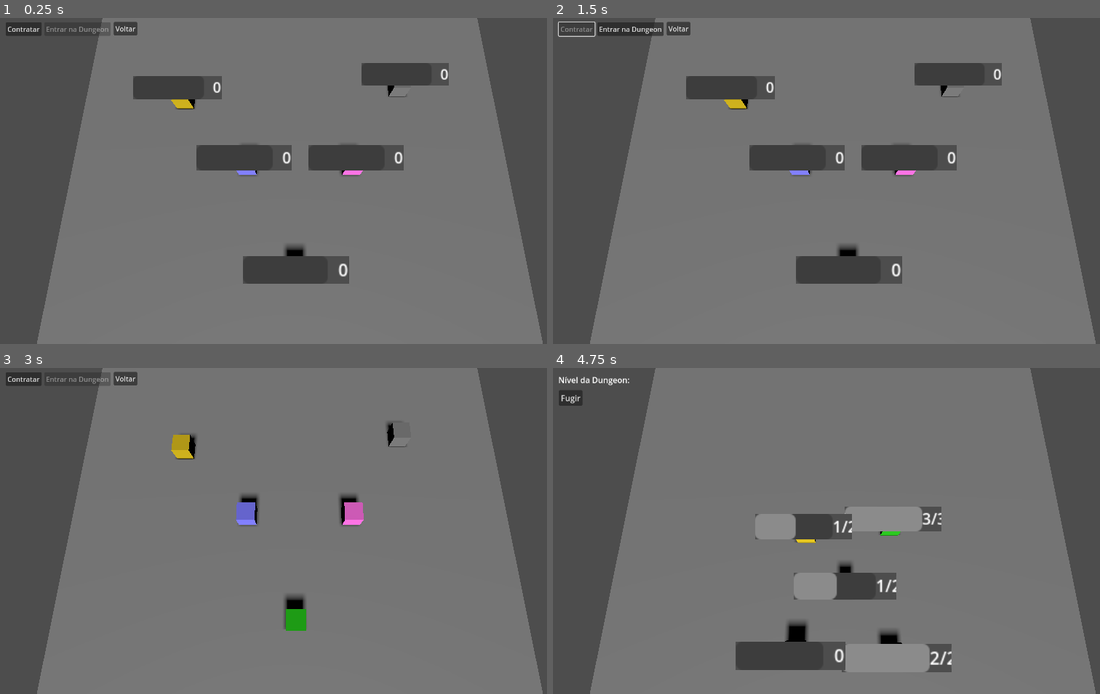
Above: before the commit, frames 1-4 (two rows, left to right).
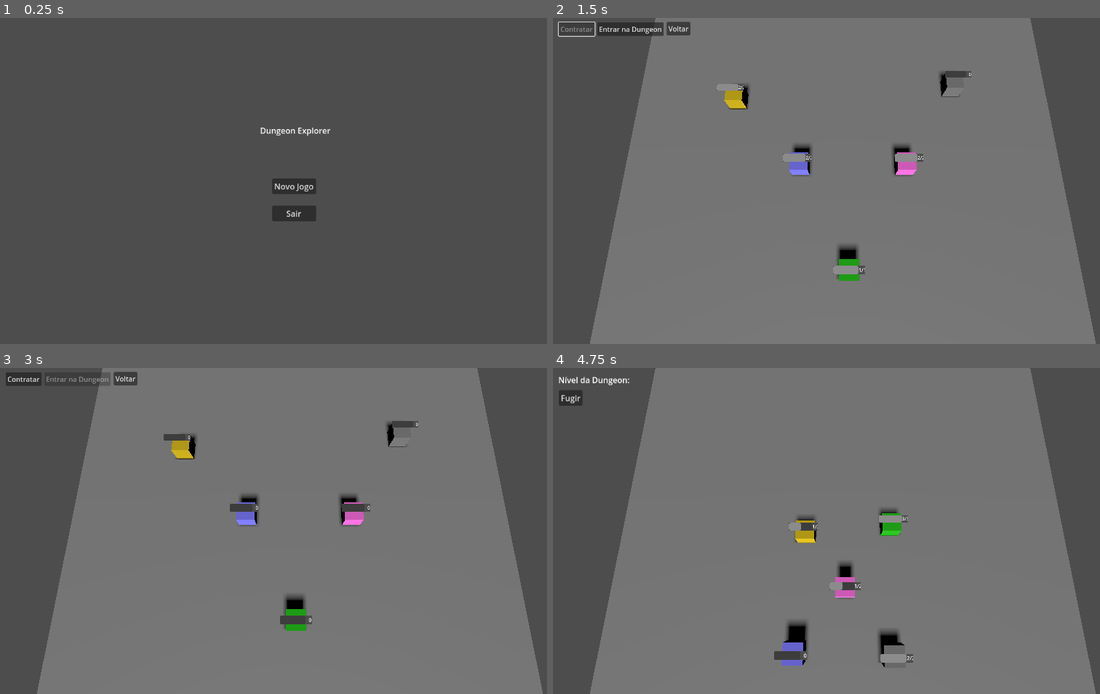
Above: after the commit, the same moments.

Repository: lazaromenezes/dungeon-explorer-godot
Game: Godot game, scene res://scenes/title_window/main_menu.tscn
The game is run twice, just before and just after one commit, with the same random seed, the same clock (stepped at 60 frames per second) and the same inputs. Before the commit the project starts from res://scenes/tavern/tavern.tscn.
Inputs (mouse positions are in pixels of both pictures, inside the frame that each line leads up to):
- Up to frame 1 (0.25 s): no input
- Up to frame 2 (1.5 s): click (848, 187) at 0.5 s, where only the run after the commit has a clickable "Novo Jogo"; click "Contratar" at 1.25 s
- Up to frame 3 (3 s): click "Voltar" at 2 s; click "Novo Jogo" at 2.75 s
- Up to frame 4 (4.75 s): click "Contratar" at 3.5 s; click "Entrar na Dungeon" at 4.25 s

The runs differ from the first frame. In frame 1, 74% of the frame differs, in the area x 1-100%, y 0-100%; in frame 2, 6.3%; in frame 3, 0.6%; in frame 4, 4.2%.

Commit message:
Refactor health bar

Diff:
--- a/project.godot
+++ b/project.godot
@@ -11,7 +11,7 @@
 [application]
 
 config/name="dungeon-explorer"
-run/main_scene="res://scenes/tavern/tavern.tscn"
+run/main_scene="res://scenes/title_window/main_menu.tscn"
 config/features=PackedStringArray("4.0", "Mobile")
 config/icon="res://icon.svg"
 
--- a/scenes/characters/health_bar.gd
+++ b/scenes/characters/health_bar.gd
@@ -1,7 +1,4 @@
-extends Sprite3D
-
-func _ready():
-	texture = $SubViewport.get_texture()
+extends Node
 
 func set_progress_bar(current: int, max_value: int):
 	$SubViewport/ProgressBar.min_value = 0
--- a/scenes/characters/health_bar.tscn
+++ b/scenes/characters/health_bar.tscn
@@ -2,18 +2,17 @@
 
 [ext_resource type="Script" path="res://scenes/characters/health_bar.gd" id="1_twjpf"]
 
-[sub_resource type="PlaceholderTexture2D" id="PlaceholderTexture2D_coddn"]
-size = Vector2(50, 6)
+[sub_resource type="ViewportTexture" id="ViewportTexture_f7tox"]
+viewport_path = NodePath("SubViewport")
 
-[node name="HealthBar" type="Sprite3D"]
-billboard = 1
-texture = SubResource("PlaceholderTexture2D_coddn")
+[node name="HealthBar" type="Node3D"]
 script = ExtResource("1_twjpf")
 
 [node name="SubViewport" type="SubViewport" parent="."]
 debug_draw = 1
 size = Vector2i(100, 26)
 size_2d_override = Vector2i(50, 6)
+render_target_update_mode = 4
 
 [node name="ProgressBar" type="ProgressBar" parent="SubViewport"]
 offset_right = 80.0
@@ -29,3 +28,8 @@
 text = "0"
 horizontal_alignment = 2
 vertical_alignment = 1
+
+[node name="Sprite3D" type="Sprite3D" parent="."]
+billboard = 1
+double_sided = false
+texture = SubResource("ViewportTexture_f7tox")
--- a/scenes/characters/hirelings/fighter/fighter.tscn
+++ b/scenes/characters/hirelings/fighter/fighter.tscn
@@ -1,11 +1,9 @@
-[gd_scene load_steps=4 format=3 uid="uid://cx4gf23ugit30"]
+[gd_scene load_steps=3 format=3 uid="uid://cx4gf23ugit30"]
 
 [ext_resource type="PackedScene" uid="uid://cyh1885hcqv6p" path="res://scenes/characters/hirelings/hireling_base.tscn" id="1_66kan"]
-[ext_resource type="Resource" uid="uid://tmcnje7lorrw" path="res://scenes/characters/hirelings/fighter/fighter.tres" id="2_1e0c1"]
 [ext_resource type="Material" uid="uid://n4xe6w8uu3g2" path="res://materials/basic/green.tres" id="2_6gtld"]
 
 [node name="base_character" instance=ExtResource("1_66kan")]
-hirelingType = ExtResource("2_1e0c1")
 
 [node name="MeshInstance3D" parent="StaticBody3D" index="1"]
 surface_material_override/0 = ExtResource("2_6gtld")
--- a/scenes/characters/hirelings/hireling_base.tscn
+++ b/scenes/characters/hirelings/hireling_base.tscn
@@ -21,4 +21,4 @@
 mesh = SubResource("BoxMesh_oxgiq")
 
 [node name="HealthBar" parent="." instance=ExtResource("2_0gblb")]
-transform = Transform3D(1, 0, 0, 0, 1, 0, 0, 0, 1, -0.0010488, 0.203186, -0.00124046)
+transform = Transform3D(0.3, 0, 0, 0, 0.3, 0, 0, 0, 0.3, -0.0010488, 0.203186, -0.00124046)
